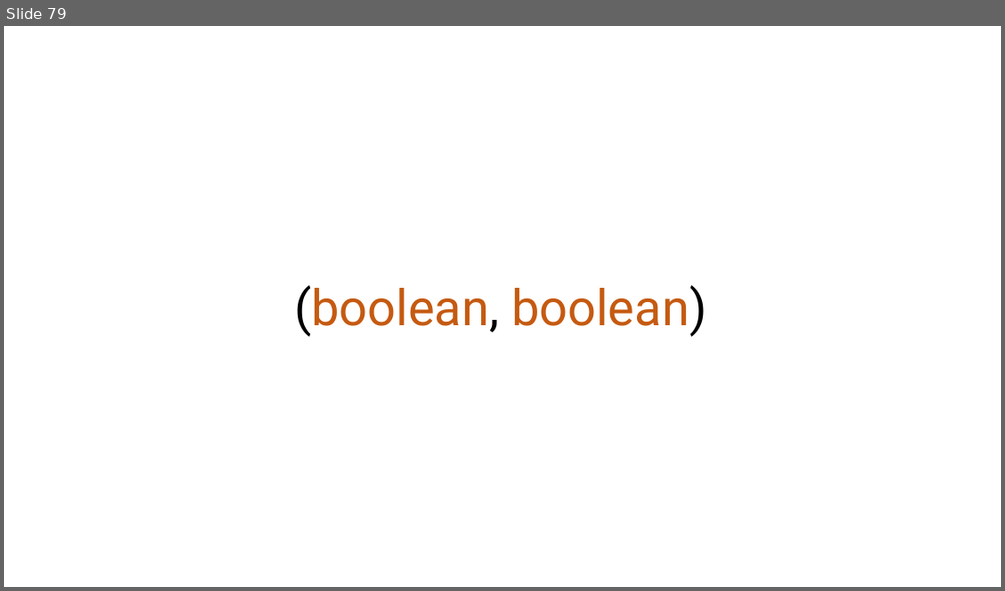
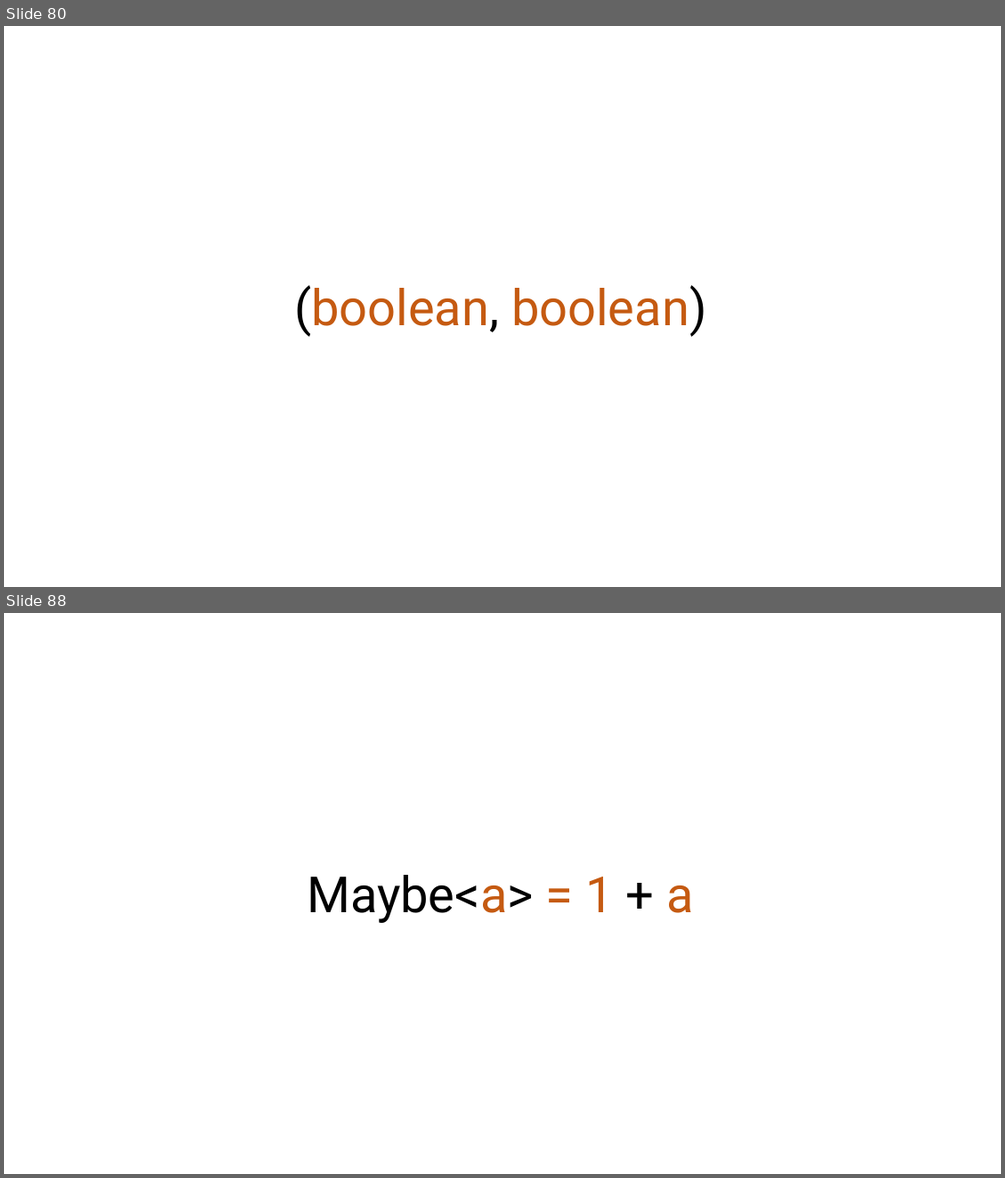
Before and after one commit to rkhaimov/brain-gym, a slide deck: Презентация.pptx. Shown one above the other, each under a label of ours: slide 79 before the commit, slides 80 and 88 after it; the slides between them are not shown. The pictures are 1005x591 and 1005x1178 pixels, drawn with LibreOffice and Linux fonts; fonts in the diff are those of the drawing. Boxes give left, top, right and bottom in pixels: in the first picture for what was removed or moved away, otherwise in the second. Text is boxed around its words. In the diff, an @@ line names an element or a change of style, - is before the commit and + after.

```diff
--- a/Презентация.pptx
+++ b/Презентация.pptx
@@ slide 88 added at [4, 613, 1001, 1174], background #FFFFFF @@
@@ text added at [307, 875, 693, 923], 48 pt, text #000000 @@
+Maybe<a> = 1 + a
@@ what was slide 79 is now slide 80 @@
```
Also in this commit, not shown: 1 slide changed, 18 other slides added, 8 slides removed, 4 other files.
